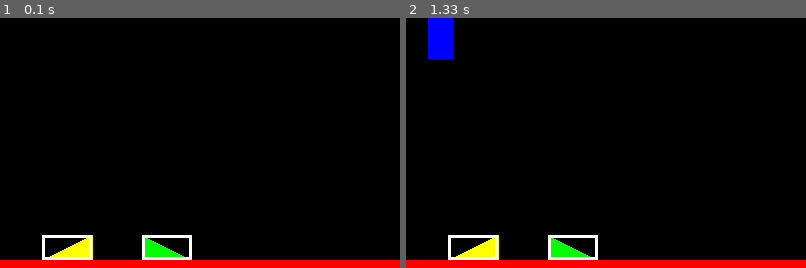
Above: before the commit, frames 1-2 (left to right).
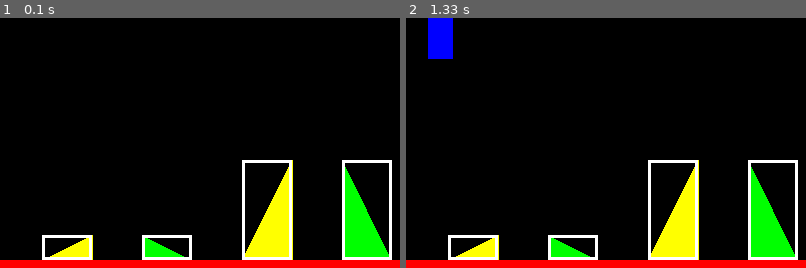
Above: after the commit, the same moments.

Repository: tea-enjoyer11/PlatformerGame0
Game: pygame game, started from app.py
Same seed, same stepped clock (60 frames per second), same inputs: the game is played once before the commit and once after it.
Inputs:
- Up to frame 1 (0.1 s): no input
- Up to frame 2 (1.33 s): hold D 0.33-0.8 s; hold D 0.83-1.3 s; tap Space at 0.9, 1.2 s
The pictures show only the part of the screen within x 32-82%, y 42-92%; the shares and areas given below are measured in that part.

The runs differ from the first frame. In frame 1, 5.9% of the frame differs, in the area x 60-98%, y 56-97%; in frame 2, 5.9%.

Commit message:
Ramps funktionieren für jede Höhe!!

Diff:
--- a/app.py
+++ b/app.py
@@ -25,7 +25,7 @@
 
 
 class Ramp(Tile):
-    def __init__(self, color: Color, pos: Vector2, tile_type: TileType, elevation: float = 0) -> None:  # 0 = default = 45 grad; 0.5 = 22,5 (45/2) grad; 0.75 = 11,25 (45/4) grad
+    def __init__(self, color: Color, pos: Vector2, tile_type: TileType, elevation: float = 1) -> None:  # angegeben in wie TILESIZE einheit
         super().__init__(color, pos, tile_type)
 
         self.elevation = elevation
@@ -44,21 +44,28 @@
 
 def tile_rect(t: Tile | Ramp) -> Rect:
     if isinstance(t, Ramp):
-        return Rect(t.pos.x * TILESIZE, (t.pos.y + t.elevation) * TILESIZE, TILESIZE, TILESIZE * (1 - t.elevation))
+        x = t.pos.x * TILESIZE
+        y = (t.pos.y * TILESIZE) + TILESIZE - (TILESIZE * t.elevation)
+        w = TILESIZE
+        h = TILESIZE * t.elevation
+        return Rect(x, y, w, h)
     else:  # isinstance(t, Tile)
         return Rect(t.pos.x * TILESIZE, t.pos.y * TILESIZE, TILESIZE, TILESIZE)
 
 
-class player():
+class Player():
     def __init__(self, pos: Vector2):
         self.pos = pos
         self.color = (0, 0, 255)
         self.rect = Rect(pos.x, pos.y, 25, 50)
         self.vertical_momentum = 0
 
-        self.min_step_height = .5  # relativ zu TILESIZE
+        self.min_step_height = .3  # in TILESIZE Größe gerechnet
+
+        self.last_pos = Vector2(0)
 
     def move(self, movement: Sequence[float], tiles: list[Tile]):
+        self.last_pos = self.pos.copy()
         normal_tiles = [tile_rect(t) for t in tiles if t.type == TileType.TILE]  # make list of all normal tile rects
         ramps: list[Ramp] = [t for t in tiles if t.type in [TileType.RAMP_LEFT, TileType.RAMP_RIGHT]]  # make list of all ramps
 
@@ -97,32 +104,42 @@
             if ramp_collision:  # check if player collided with the bounding box for the ramp
                 # get player's position relative to the ramp on the x axis
                 rel_x = self.rect.x - hitbox.x
-                print(rel_x)
-
-                steppable = TILESIZE * (1 - ramp.elevation) <= TILESIZE * self.min_step_height
-                # print(TILESIZE * (1 - ramp.elevation), TILESIZE * self.min_step_height)
-
-                # get height at player's position based on type of ramp
+                max_ramp_height = TILESIZE * ramp.elevation
+                ramp_height = 0  # eine Art offset height
+
+                steppable = TILESIZE * ramp.elevation <= self.min_step_height * TILESIZE
+
+                border_collision_threshold = 5
                 if ramp.type == TileType.RAMP_RIGHT:
-                    pos_height = (rel_x + self.rect.width) * (1 - ramp.elevation)  # go by player right edge on right ramps
-                    if movement[0] < 0 and (rel_x == TILESIZE - 5) and not steppable:  # - X ist der speed. Bei einem Speed von 5 geht - 1 nicht. FIX (swept shape? oder einen loop (for _ in range(speed): check...))
-                        pos_height = 0
+                    rel_x += self.rect.width
+                    ramp_height = rel_x * ramp.elevation
+
+                    # min. stepheight
+                    rel_x_border = self.rect.x - (hitbox.x + TILESIZE)  # wie nah ist der Spieler an der Kante?
+                    if movement[0] < 0 and (0 < abs(rel_x_border) <= border_collision_threshold) and not steppable:
+                        ramp_height = 0
                         self.rect.left = hitbox.right
                         collision_types['left'] = True
                         self.pos[0] = self.rect.x
                 elif ramp.type == TileType.RAMP_LEFT:
-                    pos_height = (TILESIZE - rel_x) * (1 - ramp.elevation)  # is already left edge by default
-                    if movement[0] > 0 and (rel_x <= 5) and not steppable:  # 5 wie oben
-                        pos_height = 0
+                    ramp_height = (TILESIZE * ramp.elevation) - rel_x * ramp.elevation
+
+                    # min. stepheight
+                    rel_x_border = self.rect.x - hitbox.x + self.rect.width  # wie nah ist der Spieler an der Kante?
+                    if movement[0] > 0 and (0 < abs(rel_x_border) <= border_collision_threshold) and not steppable:
+                        ramp_height = 0
                         self.rect.right = hitbox.left
-                        collision_types["right"] = True
+                        collision_types['right'] = True
                         self.pos[0] = self.rect.x
 
-                # add constraints
-                pos_height = min(pos_height, TILESIZE * (1 - ramp.elevation))
-                pos_height = max(pos_height, 0)
-
-                target_y = hitbox.y + TILESIZE - pos_height
+                # constraints
+                ramp_height = max(0, min(ramp_height, max_ramp_height))
+
+                if 0 <= ramp.elevation <= 1:
+                    target_y = hitbox.y + TILESIZE * ramp.elevation - ramp_height
+                else:
+                    hitbox_bottom_y = hitbox.y + hitbox.height
+                    target_y = hitbox_bottom_y - ramp_height
 
                 if self.rect.bottom > target_y:  # check if the player collided with the actual ramp
                     # adjust player height
@@ -136,15 +153,16 @@
 
 
 # generate test map
-tiles: list[Ramp | Tile] = [Tile("red", Vector2(0, 0)), Ramp('red', Vector2(3, 8), TileType.RAMP_RIGHT), Ramp('red', Vector2(5, 8), TileType.RAMP_RIGHT), Tile('red', Vector2(6, 8)), Tile('red', Vector2(4, 6)), Ramp('red', Vector2(4, 5), TileType.RAMP_LEFT), Tile('red', Vector2(3, 5))]
-tiles: list[Ramp | Tile] = [Ramp("red", Vector2(2, 8), TileType.RAMP_RIGHT), Ramp("red", Vector2(4, 8), TileType.RAMP_LEFT), Ramp("red", Vector2(6, 8), TileType.RAMP_RIGHT, 0.5), Ramp("red", Vector2(8, 8), TileType.RAMP_LEFT, 0.5), Ramp("red", Vector2(10, 8), TileType.RAMP_RIGHT, 1), Ramp("red", Vector2(12, 8), TileType.RAMP_LEFT, 1)]
+# tiles: list[Ramp | Tile] = [Tile("red", Vector2(0, 0)), Ramp('red', Vector2(3, 8), TileType.RAMP_RIGHT), Ramp('red', Vector2(5, 8), TileType.RAMP_RIGHT), Tile('red', Vector2(6, 8)), Tile('red', Vector2(4, 6)), Ramp('red', Vector2(4, 5), TileType.RAMP_LEFT), Tile('red', Vector2(3, 5))]
+tiles: list[Ramp | Tile] = [Ramp("red", Vector2(2, 8), TileType.RAMP_RIGHT, 1), Ramp("red", Vector2(4, 8), TileType.RAMP_LEFT, 1), Ramp("red", Vector2(6, 8), TileType.RAMP_RIGHT, 0.5), Ramp("red", Vector2(8, 8), TileType.RAMP_LEFT, 0.5), Ramp("red", Vector2(10, 8), TileType.RAMP_RIGHT, 2), Ramp("red", Vector2(12, 8), TileType.RAMP_LEFT, 2)]
 for i in range(16):
     tiles.append(Tile('red', Vector2(i, 9)))
 
-p = player(Vector2(100, 300))
+p = Player(Vector2(100, 300))
 
 right = False
 left = False
+speed = 5
 
 # Loop ------------------------------------------------------- #
 while True:
@@ -158,9 +176,9 @@
     player_movement = [0, p.vertical_momentum]
 
     if right:
-        player_movement[0] += 5
+        player_movement[0] += speed
     if left:
-        player_movement[0] -= 5
+        player_movement[0] -= speed
 
     collisions = p.move(player_movement, tiles)
     if (collisions['bottom']) or (collisions['top']):
@@ -188,9 +206,10 @@
             p1 ---------- p2
             """
             elev = t.elevation
+            ground_height = t.pos.y * TILESIZE
             p1 = Vector2(t.pos.x * TILESIZE, (t.pos.y + 1) * TILESIZE)
             p2 = Vector2((t.pos.x + 1) * TILESIZE, (t.pos.y + 1) * TILESIZE)
-            p3 = Vector2((t.pos.x + 1) * TILESIZE, (t.pos.y + elev) * TILESIZE)
+            p3 = Vector2((t.pos.x + 1) * TILESIZE, (t.pos.y * TILESIZE) + TILESIZE - (TILESIZE * t.elevation))
 
             pygame.draw.polygon(screen, color, [p1, p2, p3])
 
@@ -213,7 +232,8 @@
             elev = t.elevation
             p1 = Vector2(t.pos.x * TILESIZE, (t.pos.y + 1) * TILESIZE)
             p2 = Vector2((t.pos.x + 1) * TILESIZE - 1, (t.pos.y + 1) * TILESIZE)  # -1 kann man eigentlich weglasse, nur mit siehts schöner aus. Irgendwie ist das ein bisschen länger als TILESIZE
-            p3 = Vector2(t.pos.x * TILESIZE, (t.pos.y + elev) * TILESIZE)
+            # p3 = Vector2(t.pos.x * TILESIZE, (t.pos.y + elev) * TILESIZE)
+            p3 = Vector2(t.pos.x * TILESIZE, (t.pos.y * TILESIZE) + TILESIZE - (TILESIZE * t.elevation))
 
             pygame.draw.polygon(screen, color, [p1, p2, p3])
 
@@ -236,6 +256,8 @@
                 left = True
             if event.key == pygame.K_SPACE:
                 p.vertical_momentum = -16
+            if event.key == pygame.K_TAB:
+                speed = 5 if speed == 1 else 1
         if event.type == pygame.KEYUP:
             if event.key == pygame.K_d:
                 right = False
